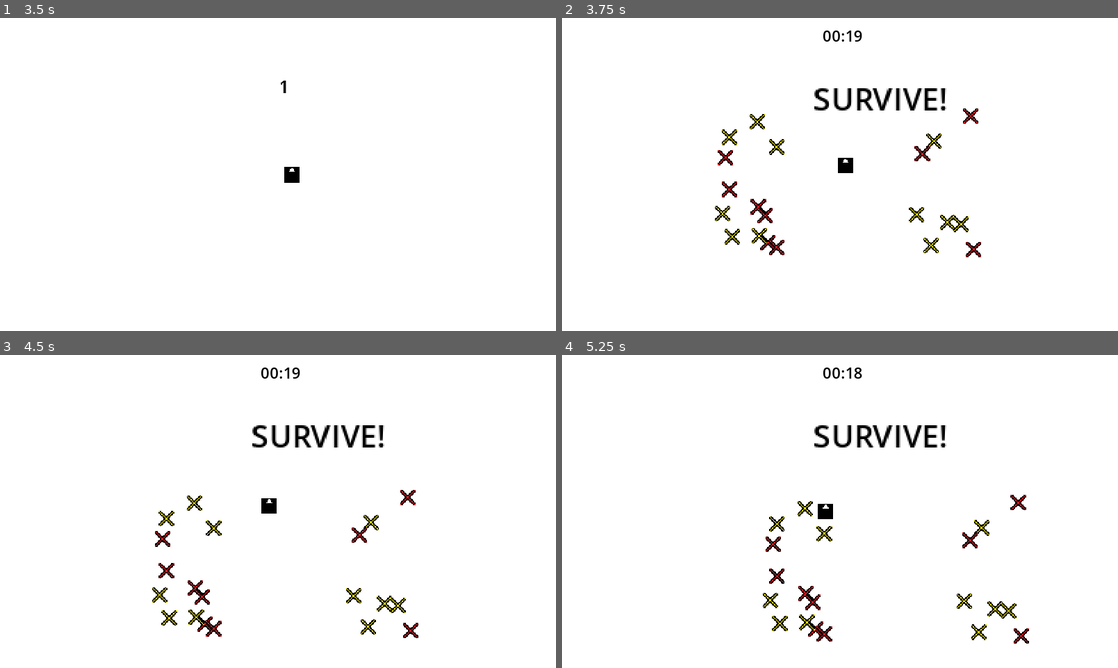
Above: before the commit, frames 1-4 (two rows, left to right).
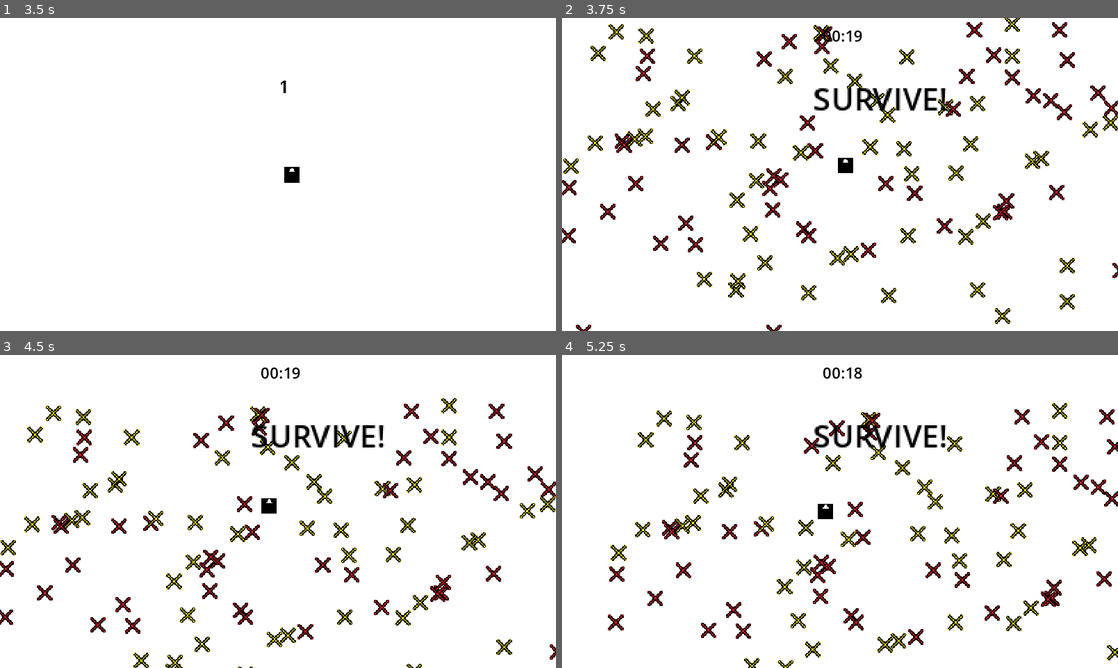
Above: after the commit, the same moments.

Repository: Marcin-Lach/javsc
Game: Godot game, scene res://menu.tscn
Same seed, same stepped clock (60 frames per second), same inputs: the game is played once before the commit and once after it.
Inputs:
- Up to frame 1 (3.5 s): click "Start Game" at 0.5 s; hold Right (right) 1.28-2.03 s; hold Down (down) 2.03-2.78 s; hold Right (right) from 2.78 s (still down)
- Up to frame 2 (3.75 s): release Right (right) at 3.53 s; hold Up (up) from 3.53 s (still down)
- Up to frame 3 (4.5 s): release Up (up) at 4.28 s; hold Left (left) from 4.28 s (still down)
- Up to frame 4 (5.25 s): keep holding Left (left)

Frame 1 is identical in both runs. In frame 2, 8.1% of the frame differs, in the area x 0-100%, y 0-100%; in frame 3, 7.7%; in frame 4, 7.2%.

Commit message:
Improved spawning enemies

Diff:
--- a/src/Hud/Hud.gd
+++ b/src/Hud/Hud.gd
@@ -28,10 +28,11 @@
 		.set_loops(countdown_seconds))
 	tween.tween_property(countdown_label, "scale", Vector2(2, 2), 0.5)
 	tween.tween_property(countdown_label, "scale", Vector2(1, 1), 0.5)
+
 	for second in countdown_seconds:
-		print(str(second))
 		countdown_label.text = str(countdown_seconds-second)
 		await get_tree().create_timer(1.0, false).timeout
+
 	countdown_label.hide()
 	time_left_label.show()
 	countdown_completed.emit()
--- a/src/Main.gd
+++ b/src/Main.gd
@@ -25,28 +25,24 @@
 func _on_hud_countdown_completed():
 	time_left_timer.start()
 	hud.show_message("SURVIVE!", 2, Vector2(2.0, 2.0))
+	spawn_enemies()
 
+func spawn_enemies():
 	var player_position = $Player.global_position
-	var safe_zone_radius = 65
+	var half_viewport_size = get_viewport_rect().size/2
+	var safe_zone = 55
+
+	var player_safe_zone = Rect2(player_position - Vector2(safe_zone/2, safe_zone/2), Vector2(safe_zone, safe_zone))
+	print(str("player safe zone: ", player_safe_zone, player_safe_zone.end))
+
+	var spawn_boundaries = Rect2(Vector2(player_position.x - half_viewport_size.x, player_position.y - half_viewport_size.y), get_viewport_rect().size)
+	print(str("spawn boundaries: ", spawn_boundaries))
 
 	for i in enemies_count:
-		var quadrant = randi_range(0 ,3)
-
-		var enemy_position_x = randi_range(-136, 136)
-		var enemy_position_y = randi_range(-73, 73)
-		match quadrant:
-			0:
-				enemy_position_x = randi_range(player_position.x - 136, player_position.x - 136 + safe_zone_radius)
-				enemy_position_y = randi_range(player_position.y - 73, player_position.y - 73 + safe_zone_radius)
-			1:
-				enemy_position_x = randi_range(player_position.x + 136, player_position.x + 136 - safe_zone_radius)
-				enemy_position_y = randi_range(player_position.y - 73, player_position.y - 73 + safe_zone_radius)
-			2:
-				enemy_position_x = randi_range(player_position.x + 136, player_position.x + 136 - safe_zone_radius)
-				enemy_position_y = randi_range(player_position.y + 73, player_position.y + 73 - safe_zone_radius)
-			3:
-				enemy_position_x = randi_range(player_position.x - 136, player_position.x - 136 + safe_zone_radius)
-				enemy_position_y = randi_range(player_position.y + 73, player_position.y + 73 - safe_zone_radius)
+		var enemy_position = calculate_enemy_position(spawn_boundaries)
+		while(player_safe_zone.has_point(enemy_position)):
+			print("recalculating enemy_position")
+			enemy_position = calculate_enemy_position(spawn_boundaries)
 
 		var enemy_type = randi_range(0, 1)
 
@@ -57,9 +53,16 @@
 			enemy = yenemy_scene.instantiate()
 
 		enemy.set_target($Player)
-		enemy.position.x = enemy_position_x
-		enemy.position.y = enemy_position_y
+		enemy.position.x = enemy_position.x
+		enemy.position.y = enemy_position.y
 		add_child(enemy)
+
+func calculate_enemy_position(spawn_boundaries: Rect2) -> Vector2:
+	var enemy_position_x = randi_range(spawn_boundaries.position.x, spawn_boundaries.end.x)
+	var enemy_position_y = randi_range(spawn_boundaries.position.y, spawn_boundaries.end.y)
+	var enemy_position = Vector2(enemy_position_x, enemy_position_y)
+	print(str("enemy_position ", enemy_position))
+	return enemy_position
 
 
 func _on_time_left_timer_timeout():
--- a/src/main.tscn
+++ b/src/main.tscn
@@ -12,7 +12,7 @@
 [node name="Main" type="Node2D"]
 process_mode = 3
 script = ExtResource("1_m6dua")
-enemies_count = 20
+enemies_count = 100
 
 [node name="Hud" parent="." instance=ExtResource("5_vvory")]
 
Not shown, changed: diary/README.md
